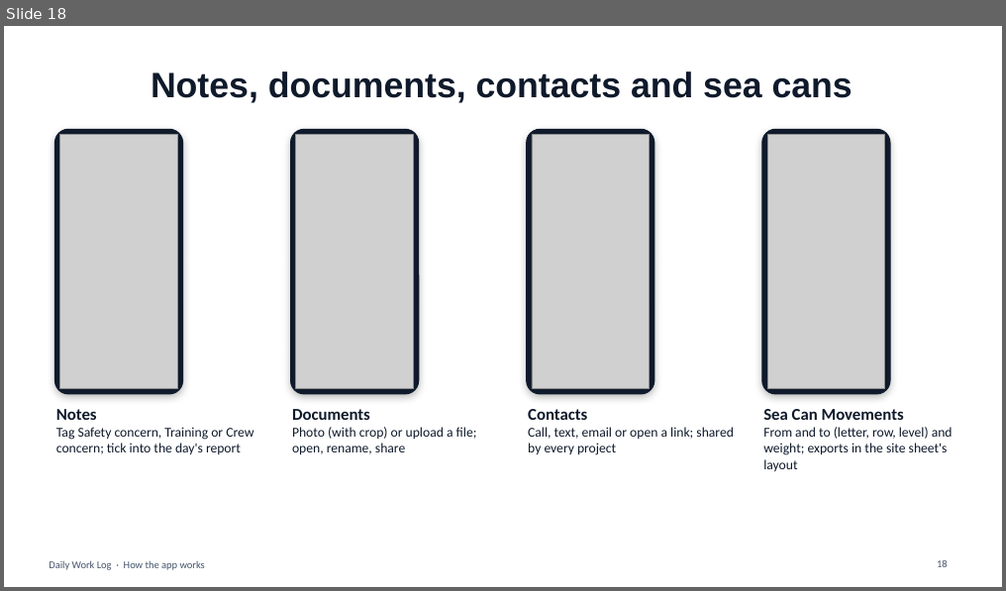
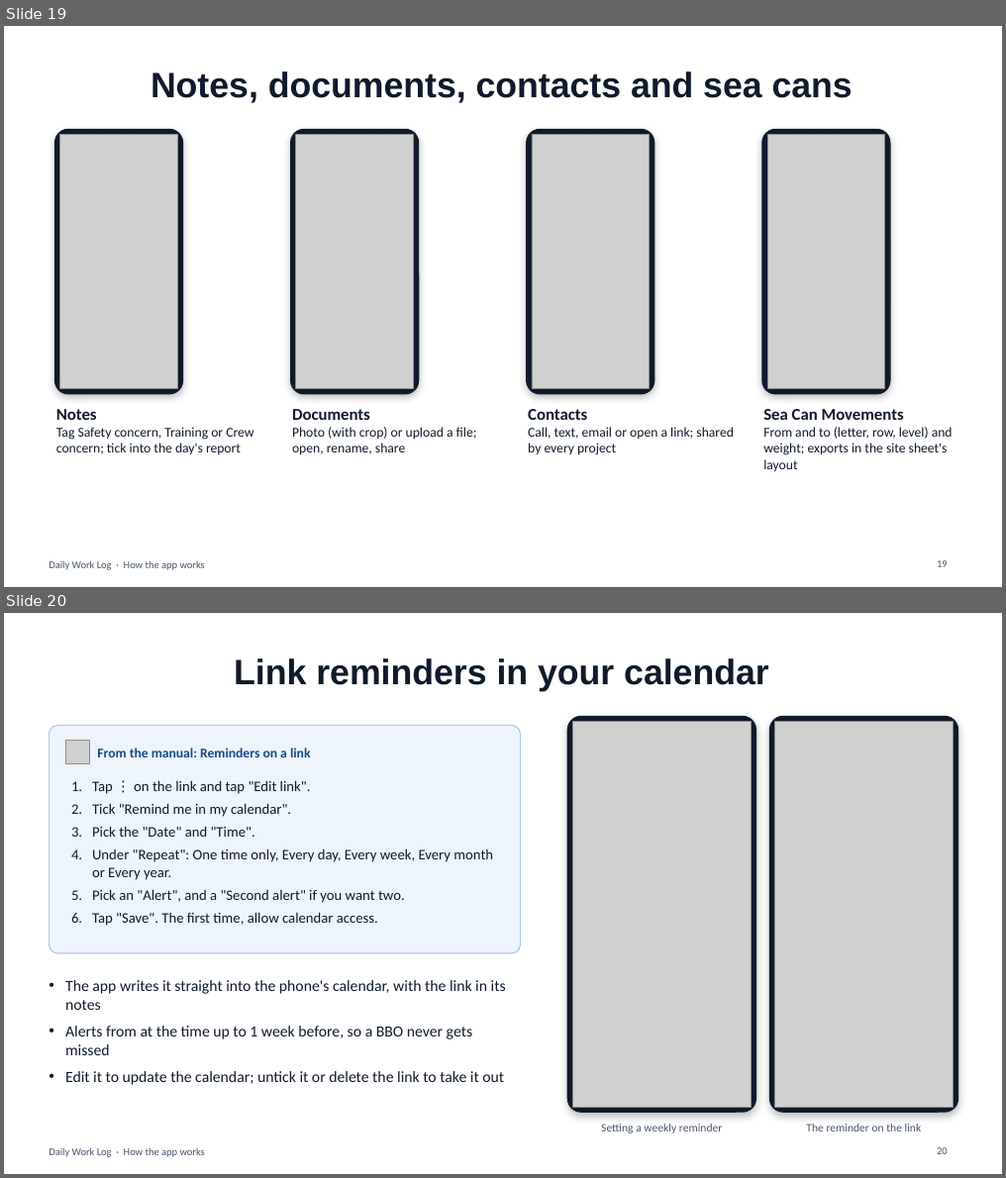
Before and after one commit to tannerjtibbetts-bit/dailyworklog, a slide deck: presentation/Daily Work Log - App Overview.pptx. Shown one above the other, each under a label of ours: slide 18 before the commit, slides 19 and 20 after it. The pictures are 1006x591 and 1006x1178 pixels, drawn with LibreOffice and Linux fonts; fonts in the diff are those of the drawing; grey boxes stand for pictures. Boxes give left, top, right and bottom in pixels: in the first picture for what was removed or moved away, otherwise in the second. Text is boxed around its words. In the diff, an @@ line names an element or a change of style, - is before the commit and + after.

```diff
--- a/presentation/Daily Work Log - App Overview.pptx
+++ b/presentation/Daily Work Log - App Overview.pptx
@@ slide 20 added at bbox=[4, 613, 1002, 1174], background #FFFFFF; not listed: 1 template element that a slide beside it also shows @@
@@ title added at bbox=[234, 659, 769, 692], 34 pt, text #0F1A2B, bold @@
+Link reminders in your calendar
@@ rounded rectangle added at bbox=[49, 725, 521, 954], fill #EEF4FB, outline #A9C8EA 1 pt @@
@@ rounded rectangle added at bbox=[567, 716, 756, 1112], fill #0F1A2B, outline #0F1A2B 1 pt @@
@@ picture added at bbox=[573, 722, 751, 1107] @@
@@ rounded rectangle added at bbox=[770, 716, 958, 1112], fill #0F1A2B, outline #0F1A2B 1 pt @@
@@ picture added at bbox=[775, 722, 953, 1107] @@
@@ picture added at bbox=[65, 741, 89, 764] @@
@@ text added at bbox=[97, 748, 311, 758], 13 pt, text #174A8B, bold @@
+From the manual: Reminders on a link
@@ text added at bbox=[92, 780, 493, 926], 14 pt, text #0F1A2B @@
+1. Tap ⋮ on the link and tap "Edit link".
+2. Tick "Remind me in my calendar".
+3. Pick the "Date" and "Time".
+4. Under "Repeat": One time only, Every day, Every week, Every month or Every year.
+5. Pick an "Alert", and a "Second alert" if you want two.
+6. Tap "Save". The first time, allow calendar access.
@@ text added at bbox=[65, 980, 506, 1085], 15 pt, text #0F1A2B @@
+• The app writes it straight into the phone's calendar, with the link in its notes
+• Alerts from at the time up to 1 week before, so a BBO never gets missed
+• Edit it to update the calendar; untick it or delete the link to take it out
@@ text added at bbox=[601, 1124, 722, 1134], 11 pt, text #46566C @@
+Setting a weekly reminder
@@ text added at bbox=[806, 1124, 922, 1132], 11 pt, text #46566C @@
+The reminder on the link
@@ page number added at bbox=[937, 1148, 947, 1155], 10 pt, text #46566C @@
+20
@@ what was slide 18 is now slide 19 @@
```
Also in this commit, not shown: 6 slides changed, 1 other slide added, 1 other file.
